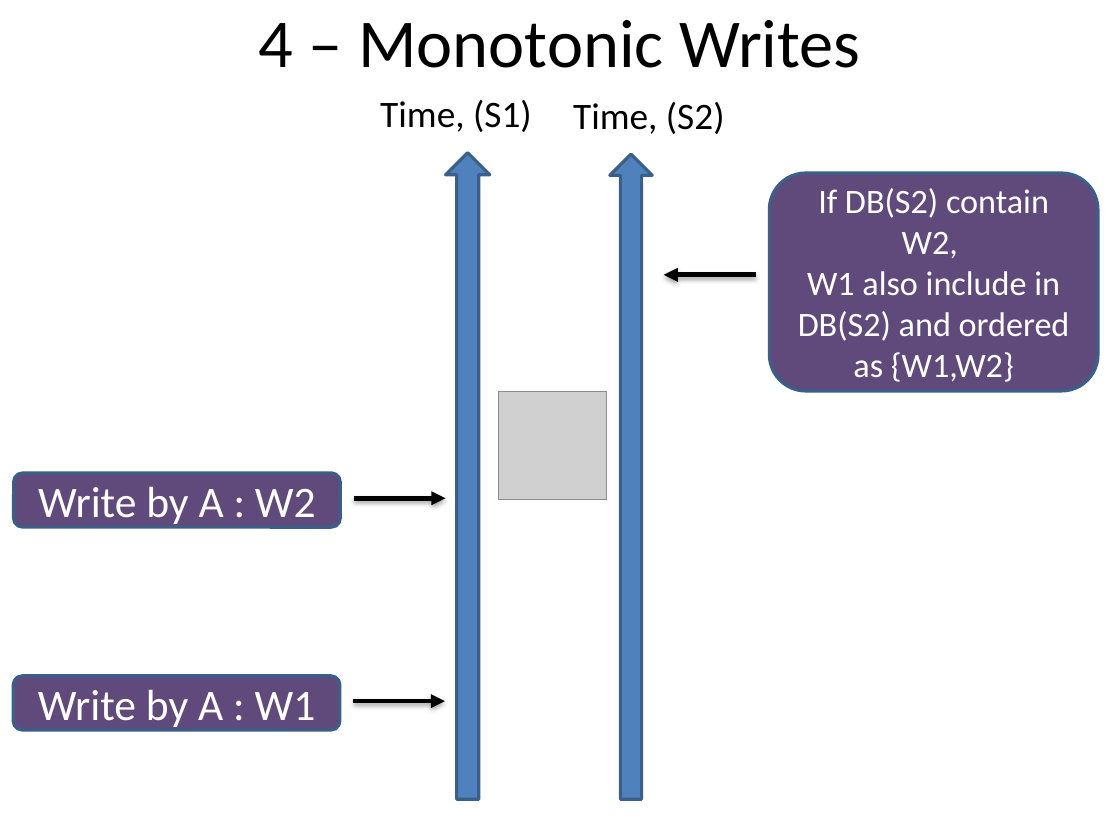
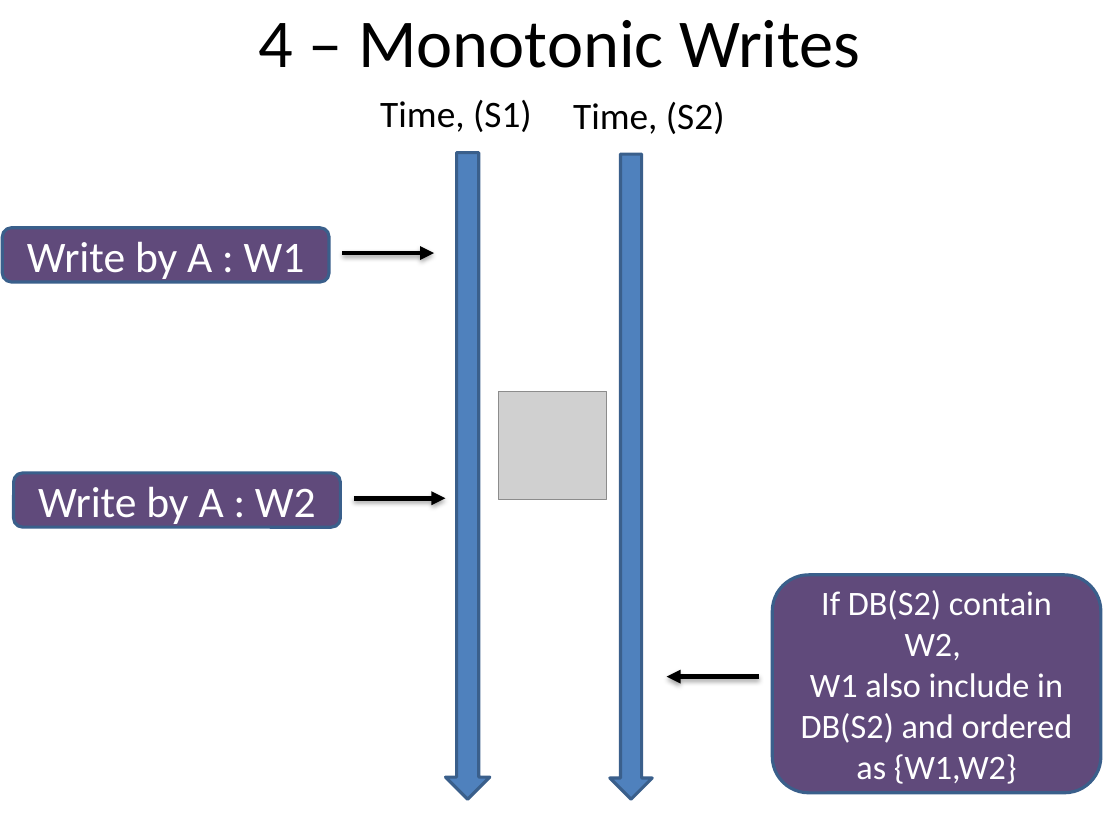
Before and after one commit to balidani/bomberman, a slide deck: slide 16 of presentation/slides_daniel.pptx. Drawn at 1120x840 pixels with LibreOffice and Linux fonts; fonts in the diff are those of the drawing; grey boxes stand for pictures. Boxes give left, top, right and bottom in pixels: in the first picture for what was removed or moved away, otherwise in the second. Text is boxed around its words. In the diff, an @@ line names an element or a change of style, - is before the commit and + after.

Commit message:
Filled the TODOs, diagram corretions
I filled the TODO bookmarks that I've seen. Also changed the arrow
directions with the common representation of notation of time for
computer science(arrow extends either right or down). Added existing
systems slide, I don't think I can add any more for the subtopic.

```diff
--- a/presentation/slides_daniel.pptx
+++ b/presentation/slides_daniel.pptx
@@ right arrow at (x1=445, y1=153, x2=490, y2=799): rotation 270 to 90 degrees @@
@@ right arrow at (x1=609, y1=155, x2=652, y2=800): rotation 270 to 90 degrees @@
@@ rounded rectangle "Write by A : W1" moved from (x1=13, y1=675, x2=340, y2=729) to (x1=2, y1=227, x2=329, y2=281) @@
@@ arrow moved from (354, 701) - (445, 701) to (343, 253) - (435, 253) @@
@@ rounded rectangle "If DB(S2) contain W2," moved from (x1=769, y1=174, x2=1098, y2=392) to (x1=773, y1=575, x2=1101, y2=793) @@
@@ arrow moved from (756, 274) - (664, 274) to (759, 676) - (666, 676) @@
```
Also in this commit, not shown: 6 other slides changed.
